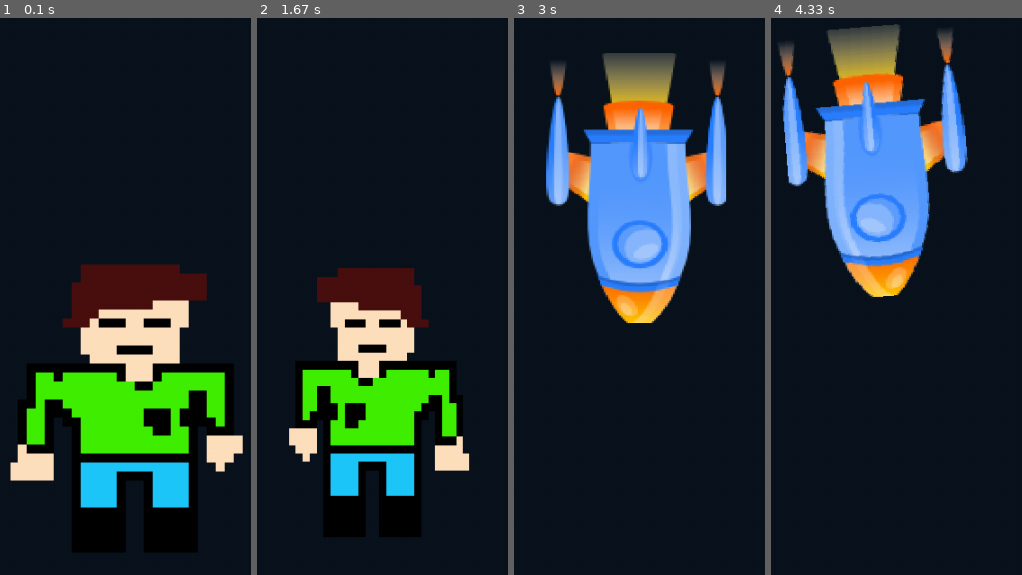
Above: before the commit, frames 1-4 (left to right).
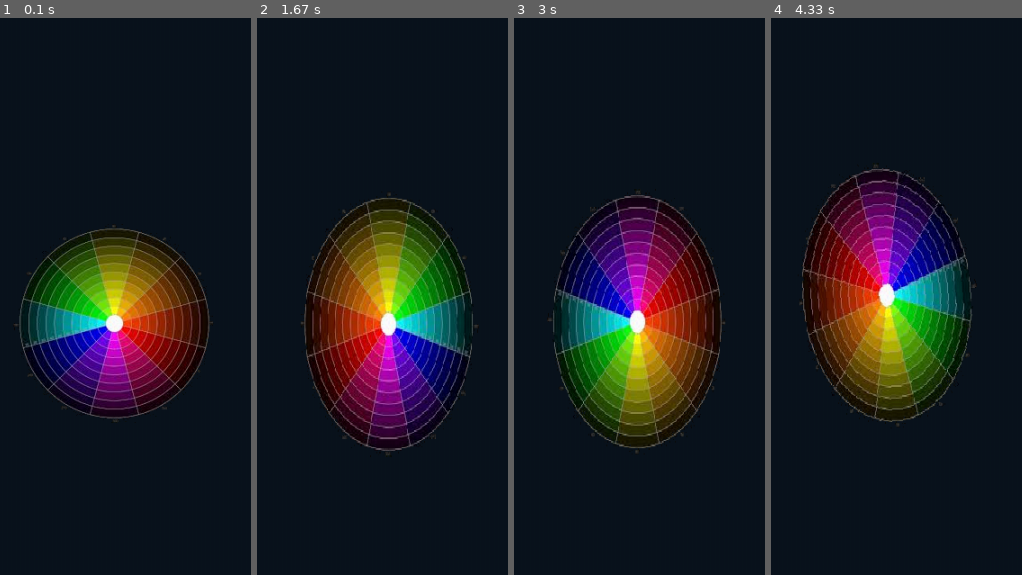
Above: after the commit, the same moments.

Repository: integrate/pygame_wrap1
Game: pygame game, started from __main__.py
Same seed, same stepped clock (60 frames per second), same inputs: the game is played once before the commit and once after it.
Inputs (mouse positions are in pixels of both pictures, inside the frame that each line leads up to):
- Up to frame 1 (0.1 s): no input
- Up to frame 2 (1.67 s): tap 3 at 0.33, 1.32 s; hold Right 0.67-1.13 s; tap Space at 0.73, 1.03, 1.23, 1.57 s; tap 2 at 0.82 s; hold Up 1.17-1.47 s; hold Right from 1.5 s (still down)
- Up to frame 3 (3 s): tap Space at 1.87, 2.07, 2.37, 2.63 s; release Right at 1.97 s; hold Left 2-2.53 s; tap 2 at 2.15 s; hold Down 2.57-2.87 s; tap 3 at 2.72 s; tap 1 at 2.9 s
- Up to frame 4 (4.33 s): click (outside the picture) at 3.28 s; hold Left 3.57-3.97 s; tap Space at 3.63, 3.93, 4.07 s; tap 3 at 3.72 s; hold Up from 4 s (still down)

The runs differ from the first frame. In frame 1, 36% of the frame differs, in the area x 3-97%, y 37-96%; in frame 2, 31%; in frame 3, 36%; in frame 4, 36%.

Commit message:
sprite costume preprocessing complete

Diff:
--- a/__main__.py
+++ b/__main__.py
@@ -8,7 +8,7 @@
 world.create_world(1000, 1000)
 world.set_world_background_color([10, 20, 30])
 
-sp1_id = sprite.add_sprite("type1", 600, 600, True)
+sp1_id = sprite.add_sprite("type3", 600, 600, True)
 w = sprite.get_sprite_width(sp1_id)
 h = sprite.get_sprite_height(sp1_id)
 # sprite.change_sprite_size(sp1_id, w * 0.3, h * 0.3)
--- a/image_modifier.py
+++ b/image_modifier.py
@@ -1,4 +1,4 @@
-import pygame, math, math_utils
+import pygame, math_utils, image_utils
 
 
 class ImageModifier():
@@ -113,7 +113,7 @@
         orig_height = orig_image.get_height()
 
         width_to = orig_width if type(modification_data[0]) is not int else modification_data[0]
-        height_to = orig_height if type(modification_data[0]) is not int else modification_data[1]
+        height_to = orig_height if type(modification_data[1]) is not int else modification_data[1]
 
         scale_x = width_to / orig_width
         scale_y = height_to / orig_height
@@ -123,6 +123,10 @@
         res_pos = [orig_pos[0] * scale_x, orig_pos[1] * scale_y]
 
         return [res_image, res_pos, orig_angle]
+
+    @staticmethod
+    def modify(orig_image, orig_pos, orig_angle, width_to, height_to):
+        return ImageResizer._modify(orig_image, orig_pos, orig_angle, [int(width_to), int(height_to)])
 
     def change_size(self, to_width=None, to_height=None):
         self._modification_data = [to_width, to_height]
@@ -219,7 +223,7 @@
         if flipx and reverse_angle_x:
             res_angle = -res_angle
         if flipy and reverse_angle_y:
-            res_angle = 180-res_angle
+            res_angle = 180 - res_angle
 
         return [res_image, res_pos, res_angle]
 
@@ -245,10 +249,55 @@
 
     def get_flipx(self):
         return self._modification_data['flipx']
+
     def get_flipx_reverse(self):
         return self._modification_data['reverse_angle_x']
 
     def get_flipy(self):
         return self._modification_data['flipy']
+
     def get_flipy_reverse(self):
         return self._modification_data['reverse_angle_y']
+
+
+class ImageColorRemover(ImageModifier):
+    def __init__(self, image_modifier, callback, remove_color, threshold):
+        ImageModifier.__init__(self, image_modifier, callback)
+
+        # save parameters
+        self._modification_data = {
+            'color': remove_color,
+            'threshold': threshold
+        }
+
+        # first update
+        self.update()
+
+
+    @staticmethod
+    def _modify(orig_image, orig_pos, orig_angle, modification_data):
+        color = modification_data['color']
+        threshold = modification_data['threshold']
+
+        m1 = pygame.mask.from_threshold(orig_image, color, [threshold, threshold, threshold])
+        m1.invert()
+        q2 = orig_image.copy()
+
+        flags = orig_image.get_flags()
+        if flags & pygame.SRCALPHA:
+            transp_color = [0, 0, 0, 0]
+        else:
+            transp_color = image_utils.get_not_used_color(orig_image)
+
+        q2.fill(transp_color)
+        m1.to_surface(q2, orig_image, None, None, None)
+        q2.set_colorkey(transp_color)
+        return [q2, orig_pos, orig_angle]
+
+    @staticmethod
+    def modify(orig_image, orig_pos, orig_angle, color, threshold):
+        mod = {
+            'color':color,
+            'threshold': threshold
+        }
+        return ImageColorRemover._modify(orig_image, orig_pos, orig_angle, mod)
--- /dev/null
+++ b/image_utils.py
@@ -0,0 +1,15 @@
+import pygame
+
+def surface_has_color(surf, color):
+    m = pygame.mask.from_threshold(surf, color, [1, 1, 1])
+
+    return m.count()>0
+
+def get_not_used_color(surf):
+    for r in range(0, 256):
+        for g in range(0, 256):
+            for b in range(0, 256):
+                if not surface_has_color(surf, [r, g, b]):
+                    return [r, g, b]
+
+    return False
--- a/math_utils.py
+++ b/math_utils.py
@@ -209,25 +209,25 @@
 #     pygame.display.flip()
 
 
-def make_circle(screen, center, start_point, step):
-    import pygame, time, image_modifier
-    pygame.draw.circle(screen, [0, 0, 255], center, 4)
-    pygame.draw.circle(screen, [0, 255, 0], start_point, 4)
-    for i in range(0, -360, -1):
-        print(i)
-        # dx, dy = image_modifier.ImageRotator._get_point_on_circle2(center, start_point, i)
-        dx, dy = get_point_on_circle(center, start_point, i)
-        p = [0, 0]
-        p[0] = start_point[0] + dx
-        p[1] = start_point[1] + dy
-
-        pygame.draw.circle(screen, [255, 0, 0], [round(p[0]), round(p[1])], 2)
-        pygame.display.flip()
-        time.sleep(0.01)
-
-        # start_point=[*p]
-
-import wrap_base
+# def make_circle(screen, center, start_point, step):
+#     import pygame, time, image_modifier
+#     pygame.draw.circle(screen, [0, 0, 255], center, 4)
+#     pygame.draw.circle(screen, [0, 255, 0], start_point, 4)
+#     for i in range(0, -360, -1):
+#         print(i)
+#         # dx, dy = image_modifier.ImageRotator._get_point_on_circle2(center, start_point, i)
+#         dx, dy = get_point_on_circle(center, start_point, i)
+#         p = [0, 0]
+#         p[0] = start_point[0] + dx
+#         p[1] = start_point[1] + dy
+#
+#         pygame.draw.circle(screen, [255, 0, 0], [round(p[0]), round(p[1])], 2)
+#         pygame.display.flip()
+#         time.sleep(0.01)
+#
+#         # start_point=[*p]
+
+# import wrap_base
 # math_utils.make_circle(wrap_base.world._window, [600, 600], [630, 550], -5)#right top
 # math_utils.make_circle(wrap_base.world._window, [600, 600], [630, 650], 3) #right bottom
 # math_utils.make_circle(wrap_base.world._window, [600, 600], [530, 550], 3) #left top
@@ -236,3 +236,26 @@
 # math_utils.make_circle(wrap_base.world._window, [600, 600], [600, 650], -5)#bottom
 # math_utils.make_circle(wrap_base.world._window, [600, 600], [550, 600], -5)#left
 # math_utils.make_circle(wrap_base.world._window, [600, 600], [650, 600], -5)#right
+
+def calc_size_proportionally(size1_mod, size1_orig, size2_orig):
+    #works if both sizes is 0
+    if size1_mod == size1_orig:
+        return size2_orig
+
+    scale = size1_mod/size1_orig
+    return scale*size2_orig
+
+def get_sizes_proportionally(size1_orig, size2_orig, size1_mod, size2_mod):
+    assert size1_mod is not None or size2_mod is not None, "At least one of sizes must be defined"
+
+    #both sized defined
+    if size1_mod is not None and size2_mod is not None:
+        return [int(size1_mod), int(size2_mod)]
+
+    if size1_mod is not None:
+        size2_mod = calc_size_proportionally(size1_mod, size1_orig, size2_orig)
+        return [size1_mod, size2_mod]
+
+    if size2_mod is not None:
+        size1_mod = calc_size_proportionally(size2_mod, size2_orig, size1_orig)
+        return [size1_mod, size2_mod]
--- a/sprite_type_factory.py
+++ b/sprite_type_factory.py
@@ -1,25 +1,56 @@
-import os, sprite_type_loader, sprite_type as st, sprite_type_costume
+import os, sprite_type_loader, sprite_type as st, sprite_type_costume, math_utils, image_modifier
+
 
 class Sprite_type_factory():
     @staticmethod
+    def _prepare_image(orig_image, orig_pos, orig_angle, prepare_data):
+        print(prepare_data)
+
+        # change size
+        if ('width' in prepare_data and prepare_data['width'] is not None) or\
+                ('height' in prepare_data and prepare_data['height'] is not None):
+            w_mod = prepare_data['width'] if 'width' in prepare_data else None
+            h_mod = prepare_data['height'] if 'height' in prepare_data else None
+            w_orig, h_orig = orig_image.get_size()
+            w_mod, h_mod = math_utils.get_sizes_proportionally(w_orig, h_orig, w_mod, h_mod)
+
+            orig_image, orig_pos, orig_angle = image_modifier.ImageResizer.modify(orig_image, orig_pos, orig_angle,
+                                                                                  int(w_mod), int(h_mod))
+
+        # remove color
+        if 'remove_color' in prepare_data and prepare_data['remove_color']:
+            orig_image, orig_pos, orig_angle = image_modifier.ImageColorRemover.modify(orig_image, orig_pos, orig_angle,
+                                                                                       prepare_data['remove_color_rgb'],
+                                                                                       prepare_data['remove_color_thr'])
+
+        return [orig_image, orig_pos, orig_angle]
+
+    @staticmethod
     def create_sprite_type_from_file(name, path, show_infos=False, show_warnings=True):
-        #load data
+        # load data
         path = os.path.join(path, str(name))
         infos = []
         warnings = []
-        sprite_type_data = sprite_type_loader.Sprite_type_loader.load_data(path, [], infos, warnings, "SPRITE "+str(name)+":")
+        sprite_type_data = sprite_type_loader.Sprite_type_loader.load_data(path, [], infos, warnings,
+                                                                           "SPRITE " + str(name) + ":")
 
         if not sprite_type_data:
             if show_warnings: print(warnings)
             if show_infos: print(infos)
             return False
 
-        #create sprite and costumes
+        # create sprite and costumes
         sprite_type = st.Sprite_type()
         for cost_data in sprite_type_data['costumes']:
+            image = cost_data['image']
             pos = [cost_data['posx'], cost_data['posy']]
-            cost = sprite_type_costume.Sprite_type_costume_image(cost_data['image'], pos, cost_data['angle'])
+            angle = cost_data['angle']
 
+            # prepare image
+            if 'process' in cost_data:
+                image, pos, angle = Sprite_type_factory._prepare_image(image, pos, angle, cost_data['process'])
+
+            cost = sprite_type_costume.Sprite_type_costume_image(image, pos, angle)
             sprite_type.add_costume(cost_data['name'], cost)
 
         if show_warnings: print(warnings)
--- a/sprite_type_loader.py
+++ b/sprite_type_loader.py
@@ -64,8 +64,7 @@
             # if remove_color is True then r, g, b must be defined
             if not cfg.has_option('PROCESS', 'remove_color_r') or \
                 not cfg.has_option('PROCESS', 'remove_color_g') or \
-                not cfg.has_option('PROCESS', 'remove_color_b') or \
-                not cfg.has_option('PROCESS', 'remove_color_thr'):
+                not cfg.has_option('PROCESS', 'remove_color_b'):
 
                 raise BaseException("Remove color parameters not found")
 
@@ -79,7 +78,10 @@
             if not 0<=b<=255: raise BaseException("Remove color B is invalid:"+str(b))
 
             process['remove_color_rgb'] = [r, g, b]
-            process['remove_color_thr'] = cfg.getint("PROCESS", "remove_color_thr")
+
+            thr = cfg.getint("PROCESS", "remove_color_thr", fallback=1)
+            if not 1 <= thr <= 255: raise BaseException("Color threshold is invalid:" + str(thr))
+            process['remove_color_thr'] = thr
 
 
         except:
--- a/sprite_types/type1/costumes/2.ini
+++ b/sprite_types/type1/costumes/2.ini
@@ -4,9 +4,9 @@
 angle=0
 
 [PROCESS]
-width=100
+height=200
 remove_color=True
 remove_color_r=0
 remove_color_g=1
 remove_color_b=2
-remove_color_thr=123456
+remove_color_thr=255
--- a/sprite_types/type1/costumes/rocket.ini
+++ b/sprite_types/type1/costumes/rocket.ini
@@ -1,2 +1,6 @@
 [IMAGE]
 posx=49
+
+[PROCESS]
+height=200
+width=3
--- a/sprite_types/type2/costumes/1.ini
+++ b/sprite_types/type2/costumes/1.ini
@@ -4,9 +4,9 @@
 angle=90
 
 [PROCESS]
-width=100
+height=200
 remove_color=True
 remove_color_r=0
 remove_color_g=1
 remove_color_b=2
-remove_color_thr=123456
+remove_color_thr=0
--- /dev/null
+++ b/sprite_types/type2/costumes/man1.ini
@@ -0,0 +1,12 @@
+[IMAGE]
+posx=48
+posy=23
+angle=90
+
+[PROCESS]
+height=200
+remove_color=True
+remove_color_r=255
+remove_color_g=255
+remove_color_b=255
+remove_color_thr=255
--- /dev/null
+++ b/sprite_types/type3/costumes/palette.ini
@@ -0,0 +1,10 @@
+[IMAGE]
+posx=112
+posy=112
+
+[PROCESS]
+remove_color=True
+remove_color_r = 0
+remove_color_g = 0
+remove_color_b = 0
+remove_color_thr = 10
Binary file added: sprite_types/type2/costumes/man1.png
Binary file added: sprite_types/type3/costumes/palette.jpg
